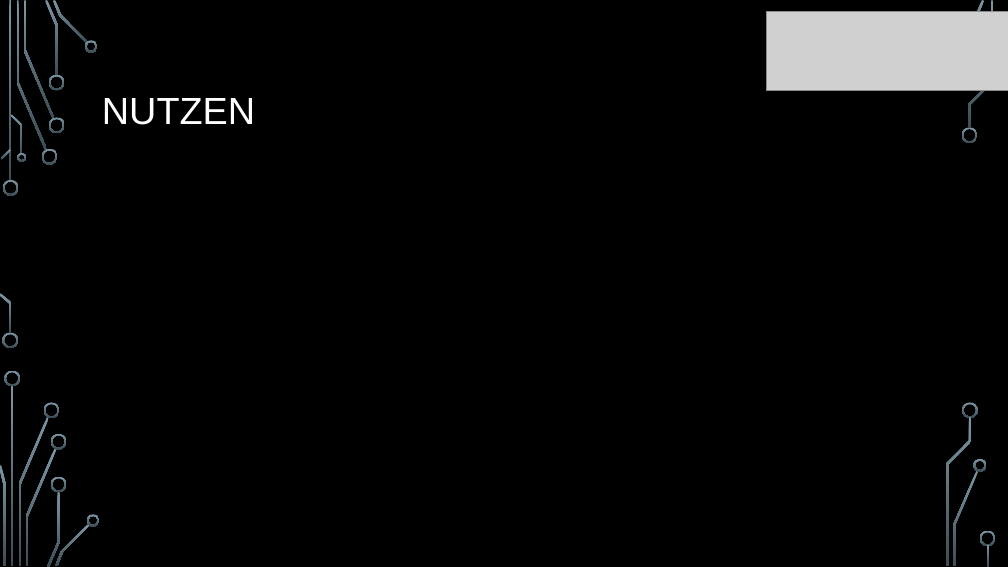
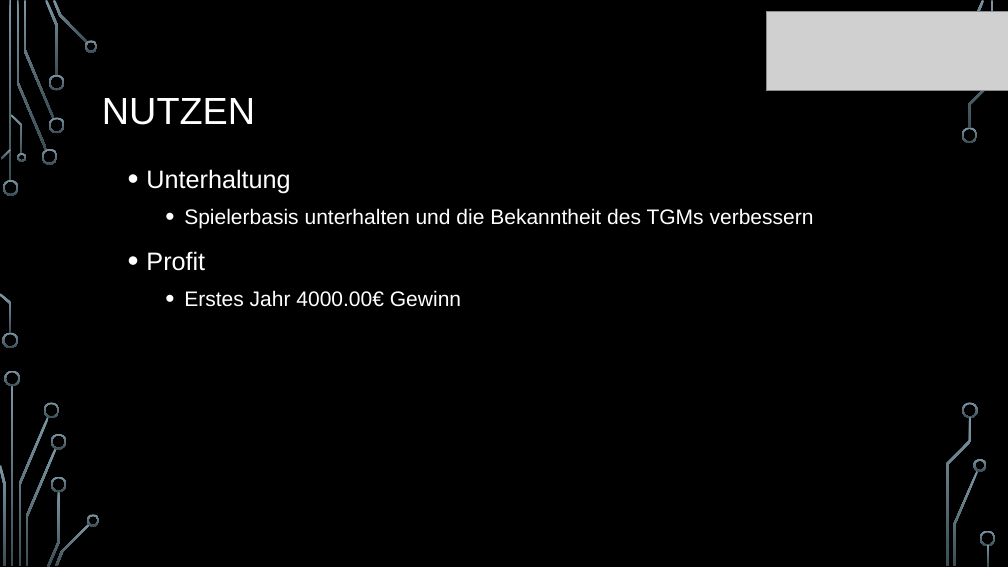
Before and after one commit to FactoryRally/Documents, a slide deck: slide 5 of Präsentation/24.03_16.30.pptx. Drawn at 1008x567 pixels with LibreOffice and Linux fonts; fonts in the diff are those of the drawing; grey boxes stand for pictures; background and template pictures are left out. Boxes give left, top, right and bottom in pixels: in the first picture for what was removed or moved away, otherwise in the second. Text is boxed around its words. In the diff, an @@ line names an element or a change of style, - is before the commit and + after.

```diff
--- a/Präsentation/24.03_16.30.pptx
+++ b/Präsentation/24.03_16.30.pptx
@@ text added at bbox=[146, 169, 814, 307], 20 pt, text #FFFFFF @@
+• Unterhaltung
+  • Spielerbasis unterhalten und die Bekanntheit des TGMs verbessern
+• Profit
+  • Erstes Jahr 4000.00€ Gewinn
```
Also in this commit, not shown: 8 other slides changed, 2 other files.
